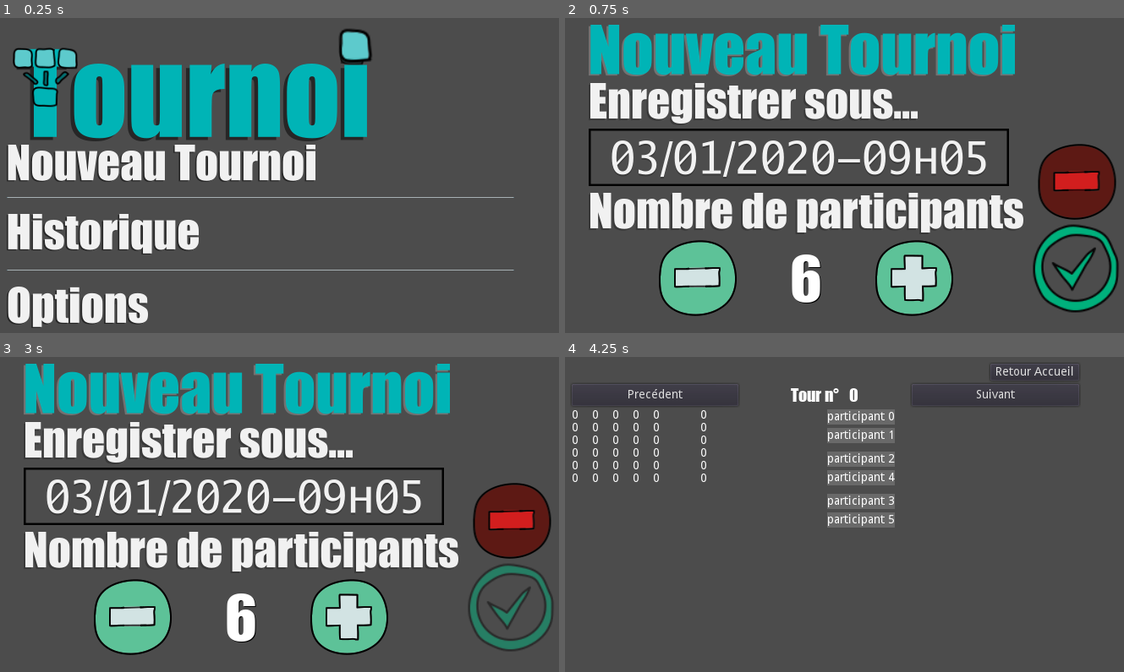
Above: before the commit, frames 1-4 (two rows, left to right).
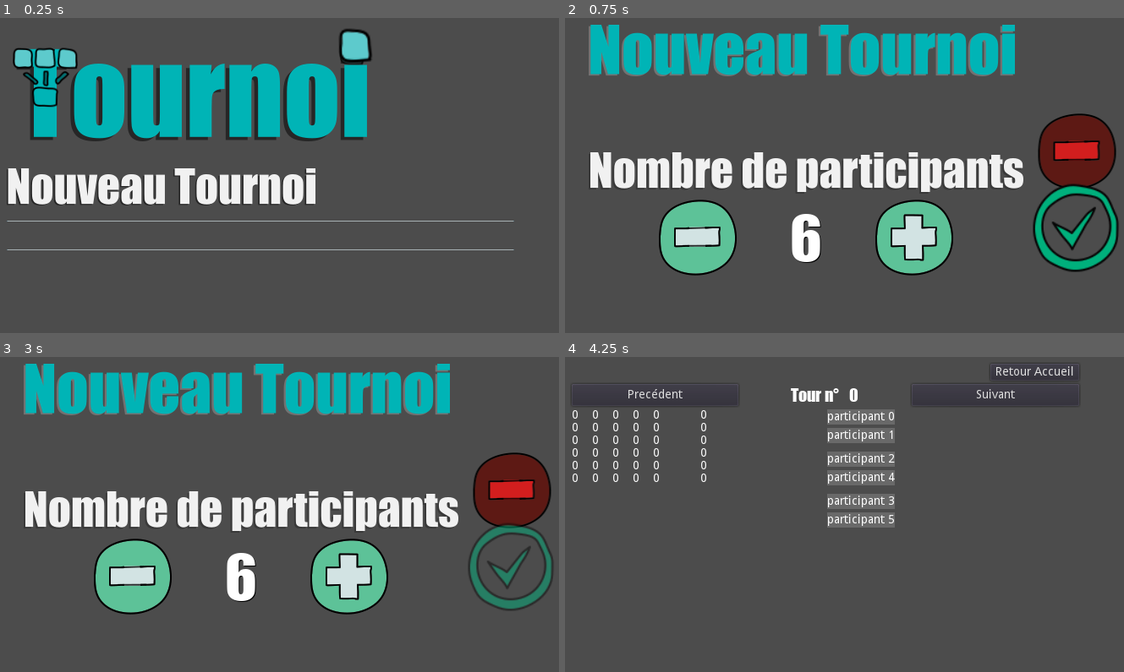
Above: after the commit, the same moments.

Repository: Pskalou/tournoi
Game: Godot game, scene res://main.tscn
The game is run twice, just before and just after one commit, with the same random seed, the same clock (stepped at 60 frames per second) and the same inputs.
Inputs (mouse positions are in pixels of both pictures, inside the frame that each line leads up to; where the layout moved, square brackets give the same spot in the first picture):
- Up to frame 1 (0.25 s): no input
- Up to frame 2 (0.75 s): click (727, 188) [727, 162] at 0.5 s
- Up to frame 3 (3 s): click (514, 568) [514, 605] at 1.25 s; click "Retour Accueil" at 2 s; click (162, 527) [162, 501] at 2.75 s
- Up to frame 4 (4.25 s): click (1079, 568) [1079, 605] at 3.5 s

The runs differ from the first frame. In frame 1, 13% of the frame differs, in the area x 1-92%, y 40-99%; in frame 2, 31%, in the area x 4-100%, y 20-95%; in frame 3, 30%; in frame 4, nothing differs.

Commit message:
désactivitation des visules inutiles

Diff:
--- a/source/pascal/accueil.tscn
+++ b/source/pascal/accueil.tscn
@@ -12,7 +12,7 @@
 blend_mode = 0
 light_mode = 0
 
-[node name="Panel" type="Control"]
+[node name="Panel" type="Control" index="0"]
 
 anchor_left = 0.0
 anchor_top = 0.0
@@ -88,7 +88,7 @@
 anchor_right = 0.0
 anchor_bottom = 0.0
 margin_right = 720.0
-margin_bottom = 199.0
+margin_bottom = 208.0
 rect_pivot_offset = Vector2( 0, 0 )
 rect_clip_content = false
 mouse_filter = 1
@@ -105,7 +105,7 @@
 anchor_top = 0.0
 anchor_right = 0.0
 anchor_bottom = 0.0
-margin_top = 203.0
+margin_top = 212.0
 margin_right = 720.0
 margin_bottom = 420.0
 rect_pivot_offset = Vector2( 0, 0 )
@@ -123,8 +123,9 @@
 anchor_top = 0.0
 anchor_right = 0.0
 anchor_bottom = 0.0
+margin_top = 48.0
 margin_right = 365.0
-margin_bottom = 44.0
+margin_bottom = 92.0
 rect_pivot_offset = Vector2( 0, 0 )
 rect_clip_content = false
 focus_mode = 2
@@ -145,9 +146,9 @@
 anchor_top = 0.0
 anchor_right = 0.0
 anchor_bottom = 0.0
-margin_top = 48.0
-margin_right = 720.0
-margin_bottom = 78.0
+margin_top = 96.0
+margin_right = 720.0
+margin_bottom = 126.0
 rect_min_size = Vector2( 0, 30 )
 rect_pivot_offset = Vector2( 0, 0 )
 rect_clip_content = false
@@ -159,14 +160,15 @@
 
 [node name="history_btn" type="TextureButton" parent="MarginContainer/HBoxContainer/VBoxContainer/VBoxContainer" index="2"]
 
+visible = false
 material = SubResource( 1 )
 anchor_left = 0.0
 anchor_top = 0.0
 anchor_right = 0.0
 anchor_bottom = 0.0
-margin_top = 82.0
+margin_top = 104.0
 margin_right = 227.0
-margin_bottom = 130.0
+margin_bottom = 152.0
 rect_pivot_offset = Vector2( 0, 0 )
 rect_clip_content = false
 focus_mode = 2
@@ -187,9 +189,9 @@
 anchor_top = 0.0
 anchor_right = 0.0
 anchor_bottom = 0.0
-margin_top = 134.0
-margin_right = 720.0
-margin_bottom = 164.0
+margin_top = 130.0
+margin_right = 720.0
+margin_bottom = 160.0
 rect_min_size = Vector2( 0, 30 )
 rect_pivot_offset = Vector2( 0, 0 )
 rect_clip_content = false
@@ -201,6 +203,7 @@
 
 [node name="options_btn" type="TextureButton" parent="MarginContainer/HBoxContainer/VBoxContainer/VBoxContainer" index="4"]
 
+visible = false
 anchor_left = 0.0
 anchor_top = 0.0
 anchor_right = 0.0
--- a/source/pascal/new_parameters.tscn
+++ b/source/pascal/new_parameters.tscn
@@ -114,7 +114,7 @@
 anchor_right = 0.0
 anchor_bottom = 0.0
 margin_right = 557.0
-margin_bottom = 36.0
+margin_bottom = 99.0
 rect_pivot_offset = Vector2( 0, 0 )
 rect_clip_content = false
 mouse_filter = 0
@@ -125,6 +125,7 @@
 
 [node name="TextureRect_saveAs" type="TextureRect" parent="VBoxContainer/HBoxContainer/VBoxContainer" index="1"]
 
+visible = false
 anchor_left = 0.0
 anchor_top = 0.0
 anchor_right = 0.0
@@ -143,13 +144,14 @@
 
 [node name="TextureRect_name" type="TextureRect" parent="VBoxContainer/HBoxContainer/VBoxContainer" index="2"]
 
-anchor_left = 0.0
-anchor_top = 0.0
-anchor_right = 0.0
-anchor_bottom = 0.0
-margin_top = 94.0
-margin_right = 557.0
-margin_bottom = 162.0
+visible = false
+anchor_left = 0.0
+anchor_top = 0.0
+anchor_right = 0.0
+anchor_bottom = 0.0
+margin_top = 67.0
+margin_right = 557.0
+margin_bottom = 135.0
 rect_pivot_offset = Vector2( 0, 0 )
 rect_clip_content = false
 mouse_filter = 1
@@ -165,7 +167,7 @@
 anchor_top = 0.0
 anchor_right = 0.0
 anchor_bottom = 0.0
-margin_top = 166.0
+margin_top = 103.0
 margin_right = 557.0
 margin_bottom = 202.0
 rect_pivot_offset = Vector2( 0, 0 )
--- a/source/pascal/pop_up_not_saved.tscn
+++ b/source/pascal/pop_up_not_saved.tscn
@@ -27,7 +27,7 @@
 font_data = ExtResource( 2 )
 _sections_unfolded = [ "Font", "Settings" ]
 
-[node name="Margin" type="MarginContainer" index="0"]
+[node name="Margin" type="MarginContainer"]
 
 anchor_left = 0.0
 anchor_top = 0.0
Not shown, changed: source/pascal/exports/android/Tournois_android.apk
Not shown, changed: source/pascal/exports/html/Tournoi_html5.pck
Not shown, changed: source/pascal/exports/linux/Tournoi_linux.pck
Not shown, changed: source/pascal/exports/mac_osx/Tournois_mac_osx.zip
Not shown, changed: source/pascal/exports/windows/Tournoi_win.pck
Not shown, changed: source/pascal/exports/windows_universal/Tournoi_win_universal.appx
